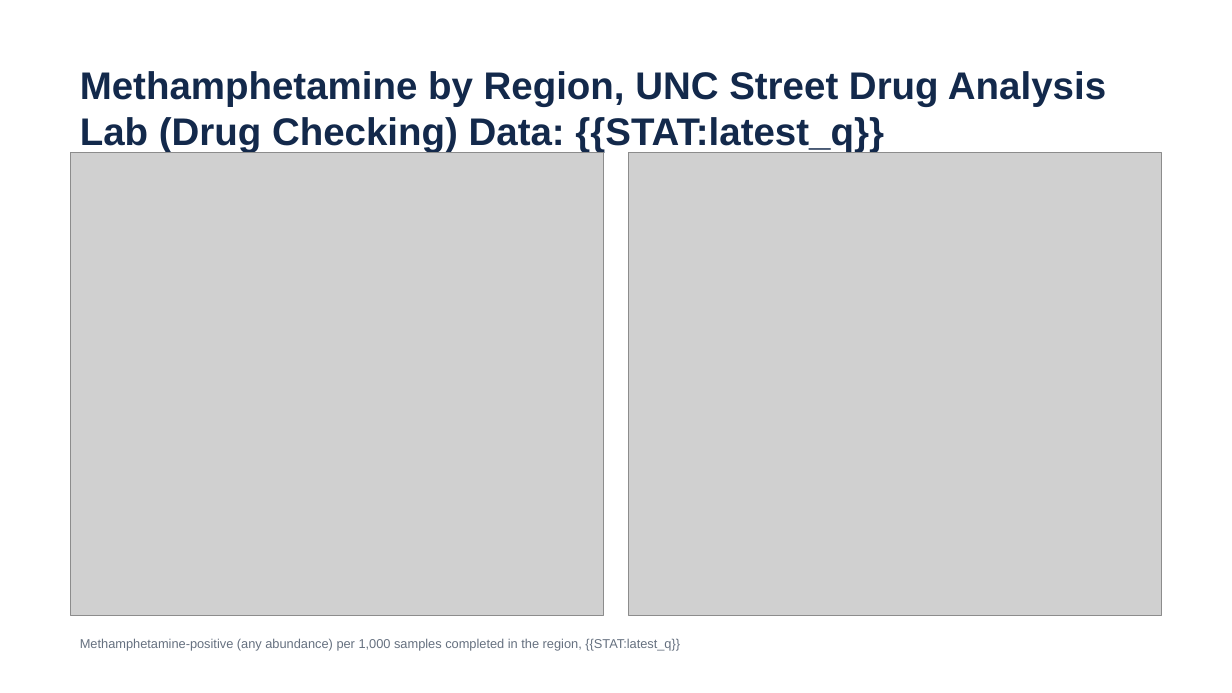
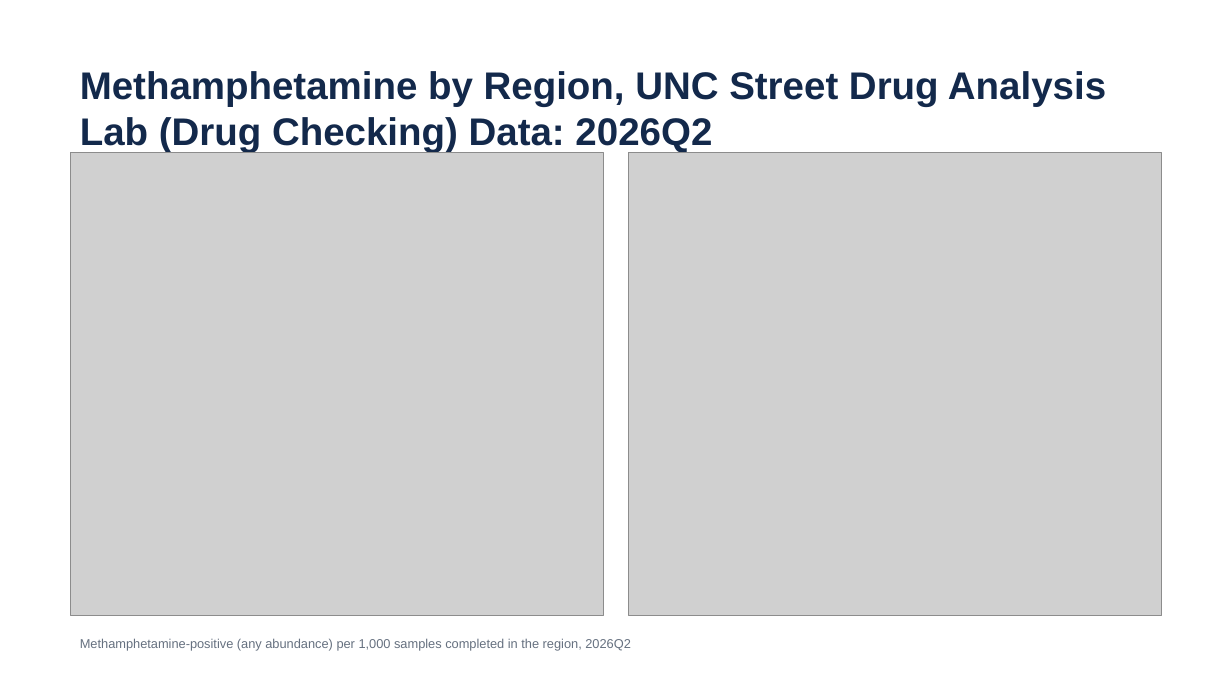
Before and after one commit to opioiddatalab/ncslides, a slide deck: slide 48 of docs/nc-drug-checking-latest.pptx. Drawn at 1232x693 pixels with LibreOffice and Linux fonts; fonts in the diff are those of the drawing; grey boxes stand for pictures. Boxes give left, top, right and bottom in pixels: in the first picture for what was removed or moved away, otherwise in the second. Text is boxed around its words. In the diff, an @@ line names an element or a change of style, - is before the commit and + after.

```diff
--- a/docs/nc-drug-checking-latest.pptx
+++ b/docs/nc-drug-checking-latest.pptx
@@ text at box(80, 71, 1106, 153): text changed @@
-Methamphetamine by Region, UNC Street Drug Analysis Lab (Drug Checking) Data: {{STAT:latest_q}}
+Methamphetamine by Region, UNC Street Drug Analysis Lab (Drug Checking) Data: 2026Q2
@@ text at box(80, 638, 631, 651): text changed @@
-Methamphetamine-positive (any abundance) per 1,000 samples completed in the region, {{STAT:latest_q}}
+Methamphetamine-positive (any abundance) per 1,000 samples completed in the region, 2026Q2
```
Also in this commit, not shown: 36 other slides changed, 7 slides added, 7 slides removed, 5 other files.
